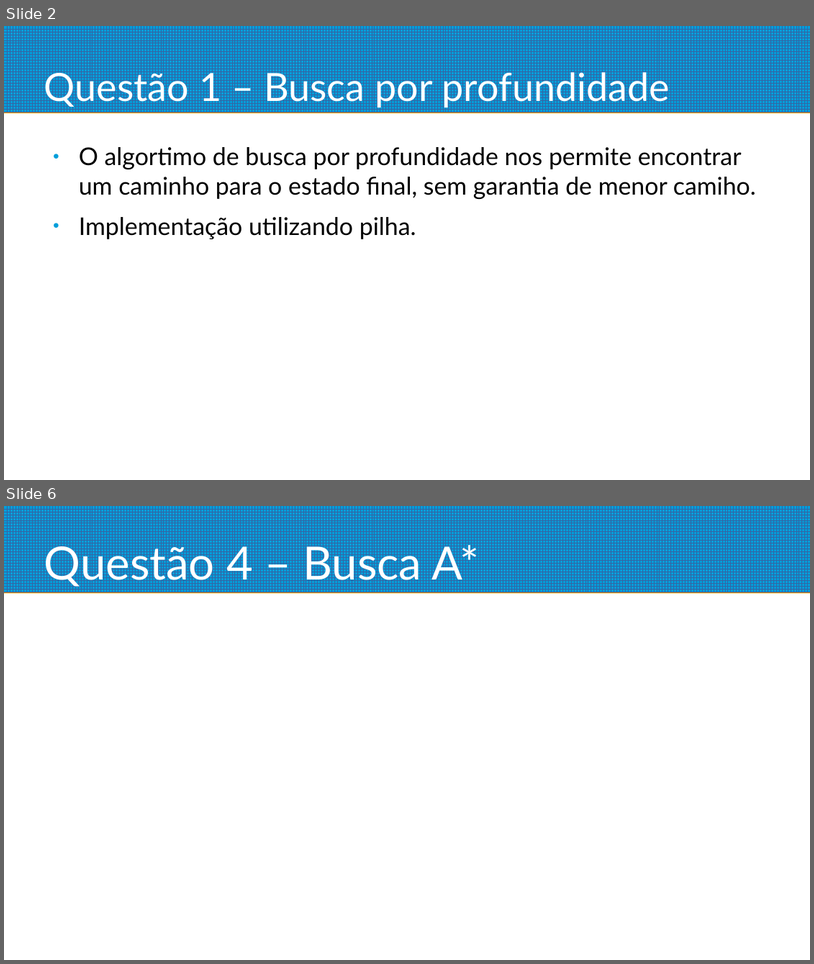
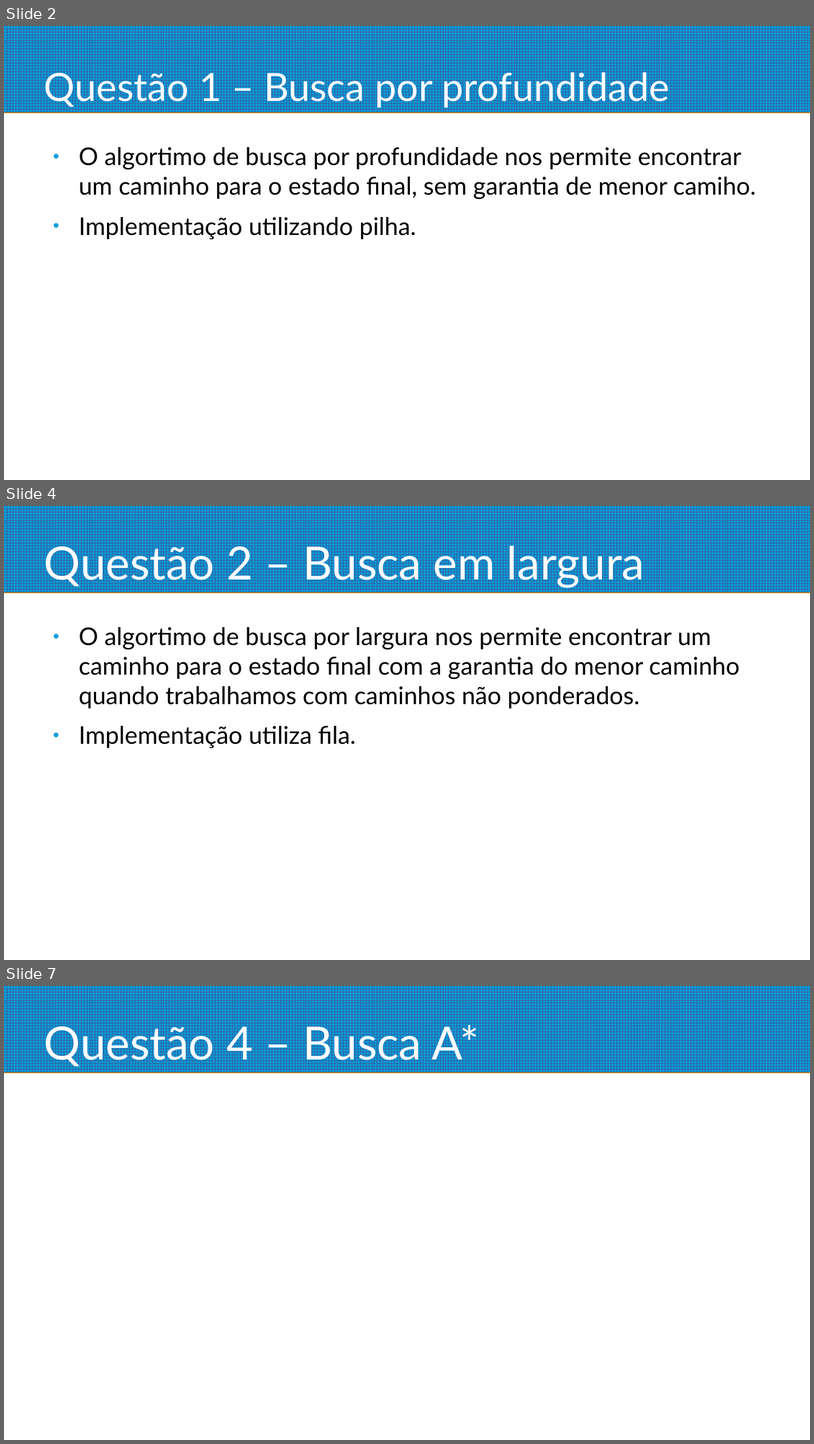
Before and after one commit to krugerleo/cs188, a slide deck: project1/apresentacao.odp. Shown one above the other, each under a label of ours: slides 2 and 6 before the commit, slides 2, 4 and 7 after it; the slides between them are not shown. The pictures are 814x964 and 814x1444 pixels, drawn with LibreOffice and Linux fonts; fonts in the diff are those of the drawing. Boxes give left, top, right and bottom in pixels: in the first picture for what was removed or moved away, otherwise in the second. Text is boxed around its words. In the diff, an @@ line names an element or a change of style, - is before the commit and + after.

```diff
--- a/project1/apresentacao.odp
+++ b/project1/apresentacao.odp
@@ slide 4 added at bbox=[4, 506, 810, 960], background #FFFFFF; not listed: 1 template element that a slide beside it also shows @@
@@ title added at bbox=[44, 540, 646, 588], 45 pt, text #FFFFFF @@
+Questão 2 – Busca em largura
@@ text added at bbox=[79, 627, 740, 748], 24 pt, text #000000 @@
+● O algortimo de busca por largura nos permite encontrar um caminho para o estado final com a garantia do menor caminho quando trabalhamos com caminhos não ponderados.
+● Implementação utiliza fila.
@@ what was slide 6 is now slide 7 @@
```
Also in this commit, not shown: 3 slides changed.
